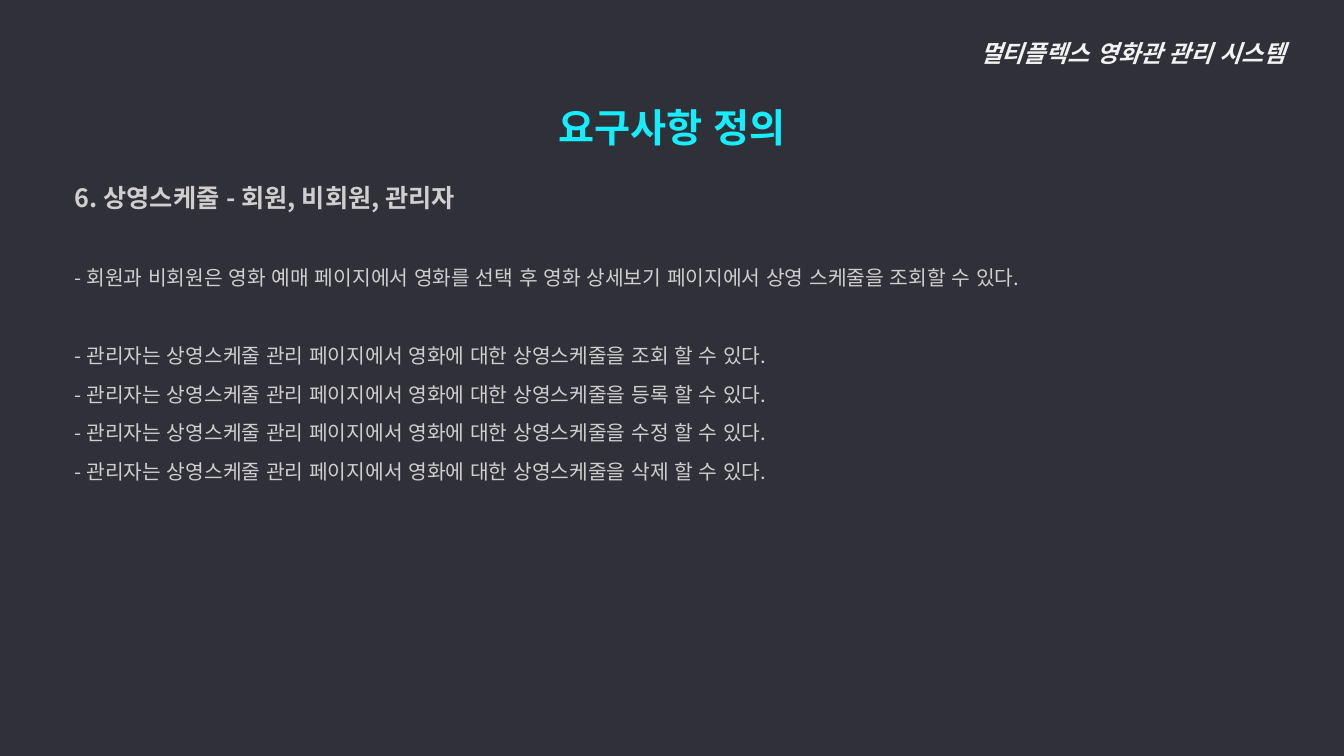
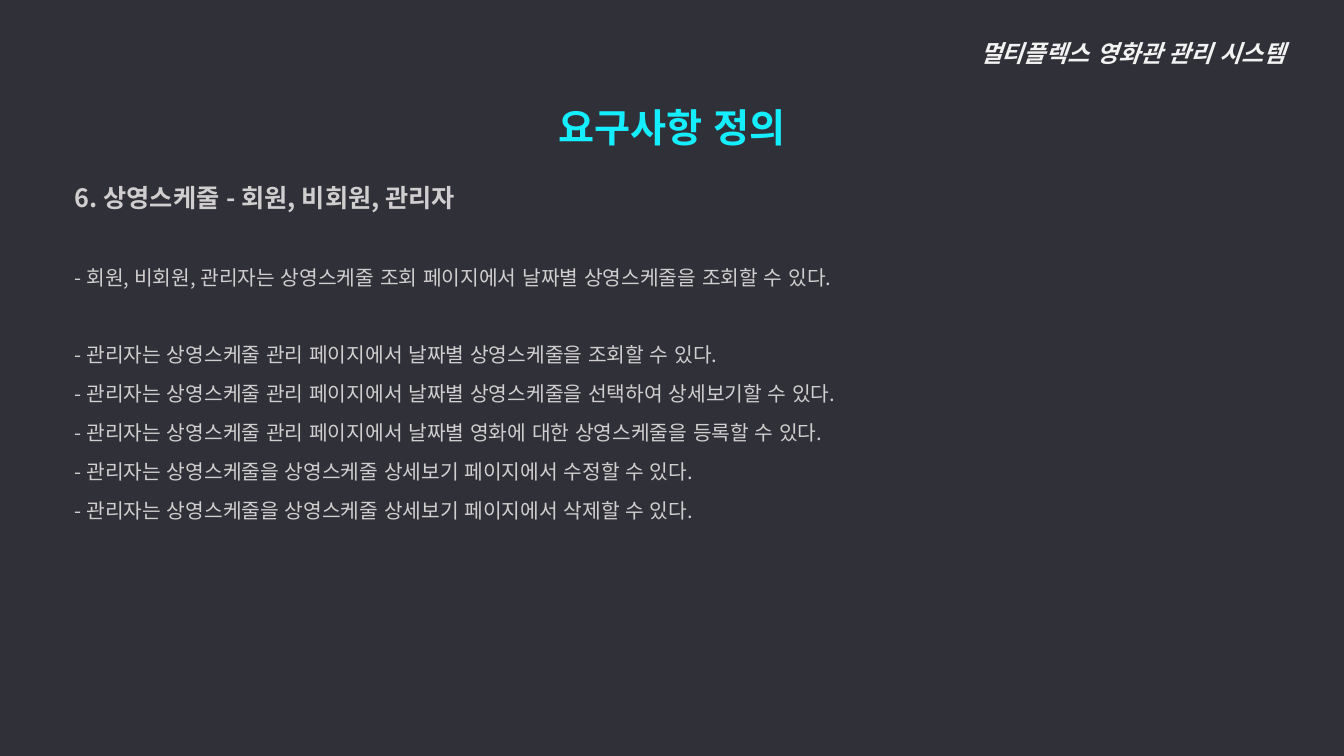
Before and after one commit to ywc-412/MultiplexTeamProject, a slide deck: slide 14 of 2조 시스템개요, 요구사항 정의.pptx. Drawn at 1344x756 pixels with LibreOffice and Linux fonts; fonts in the diff are those of the drawing. Boxes give left, top, right and bottom in pixels: in the first picture for what was removed or moved away, otherwise in the second. Text is boxed around its words. In the diff, an @@ line names an element or a change of style, - is before the commit and + after.

```diff
--- a/2조 시스템개요, 요구사항 정의.pptx
+++ b/2조 시스템개요, 요구사항 정의.pptx
@@ text at (86, 268, 835, 520): text changed @@
-  - 회원과 비회원은 영화 예매 페이지에서 영화를 선택 후 영화 상세보기 페이지에서 상영 스케줄을 조회할 수 있다.
-  - 관리자는 상영스케줄 관리 페이지에서 영화에 대한 상영스케줄을 조회 할 수 있다.
-  - 관리자는 상영스케줄 관리 페이지에서 영화에 대한 상영스케줄을 등록 할 수 있다.
-  - 관리자는 상영스케줄 관리 페이지에서 영화에 대한 상영스케줄을 수정 할 수 있다.
-  - 관리자는 상영스케줄 관리 페이지에서 영화에 대한 상영스케줄을 삭제 할 수 있다.
+  - 회원, 비회원, 관리자는 상영스케줄 조회 페이지에서 날짜별 상영스케줄을 조회할 수 있다.
+  - 관리자는 상영스케줄 관리 페이지에서 날짜별 상영스케줄을 조회할 수 있다.
+  - 관리자는 상영스케줄 관리 페이지에서 날짜별 상영스케줄을 선택하여 상세보기할 수 있다.
+  - 관리자는 상영스케줄 관리 페이지에서 날짜별 영화에 대한 상영스케줄을 등록할 수 있다.
+  - 관리자는 상영스케줄을 상영스케줄 상세보기 페이지에서 수정할 수 있다.
+  - 관리자는 상영스케줄을 상영스케줄 상세보기 페이지에서 삭제할 수 있다.
```
Also in this commit, not shown: 13 other slides changed, 2 slides added.
